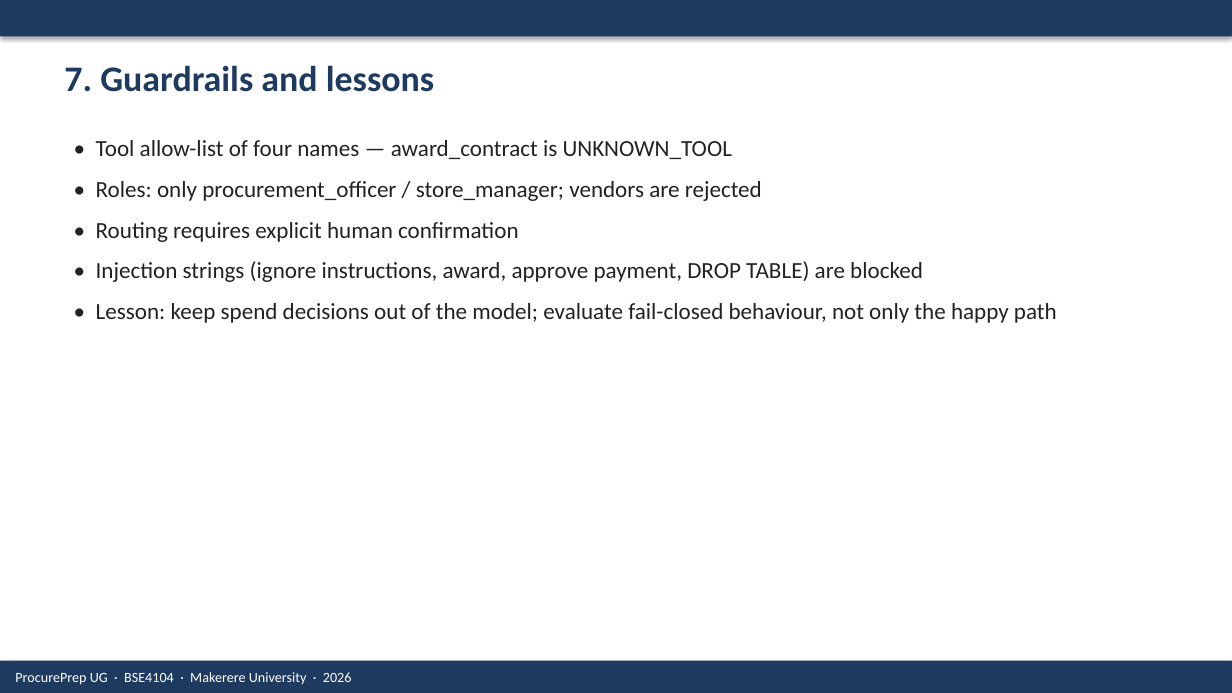
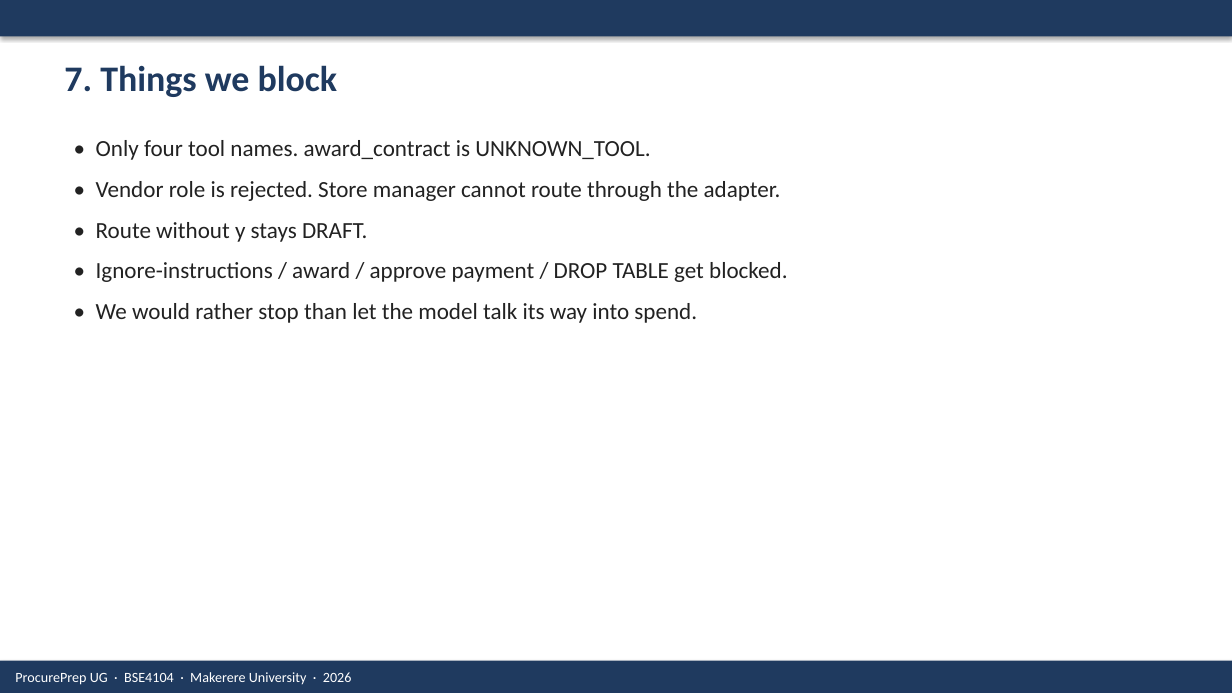
Before and after one commit to AINEMBABAZI-KIIZA-DAVIS/BSE4104_Capstone, a slide deck: slide 8 of docs/ProcurePrep UG Final Presentation.pptx. Drawn at 1232x693 pixels with LibreOffice and Linux fonts; fonts in the diff are those of the drawing. Boxes give left, top, right and bottom in pixels: in the first picture for what was removed or moved away, otherwise in the second. Text is boxed around its words. In the diff, an @@ line names an element or a change of style, - is before the commit and + after.

Commit message:
feat: connect live procurement backend and evaluation flow

```diff
--- a/docs/ProcurePrep UG Final Presentation.pptx
+++ b/docs/ProcurePrep UG Final Presentation.pptx
@@ text at [64,65,338,97]: text changed @@
-7. Guardrails and lessons
+7. Things we block
@@ text at [96,140,788,323]: text changed @@
-• Tool allow-list of four names — award_contract is UNKNOWN_TOOL
-• Roles: only procurement_officer / store_manager; vendors are rejected
-• Routing requires explicit human confirmation
-• Injection strings (ignore instructions, award, approve payment, DROP TABLE) are blocked
-• Lesson: keep spend decisions out of the model; evaluate fail-closed behaviour, not only the happy path
+• Only four tool names. award_contract is UNKNOWN_TOOL.
+• Vendor role is rejected. Store manager cannot route through the adapter.
+• Route without y stays DRAFT.
+• Ignore-instructions / award / approve payment / DROP TABLE get blocked.
+• We would rather stop than let the model talk its way into spend.
```
Also in this commit, not shown: 8 other slides changed, 1 slide added, 1 slide removed, 29 other files.
